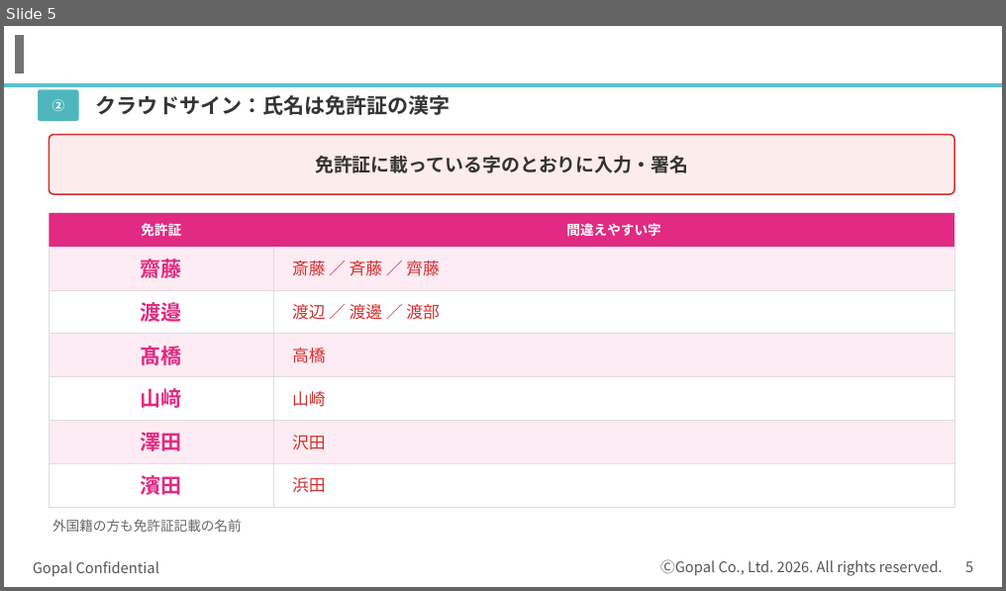
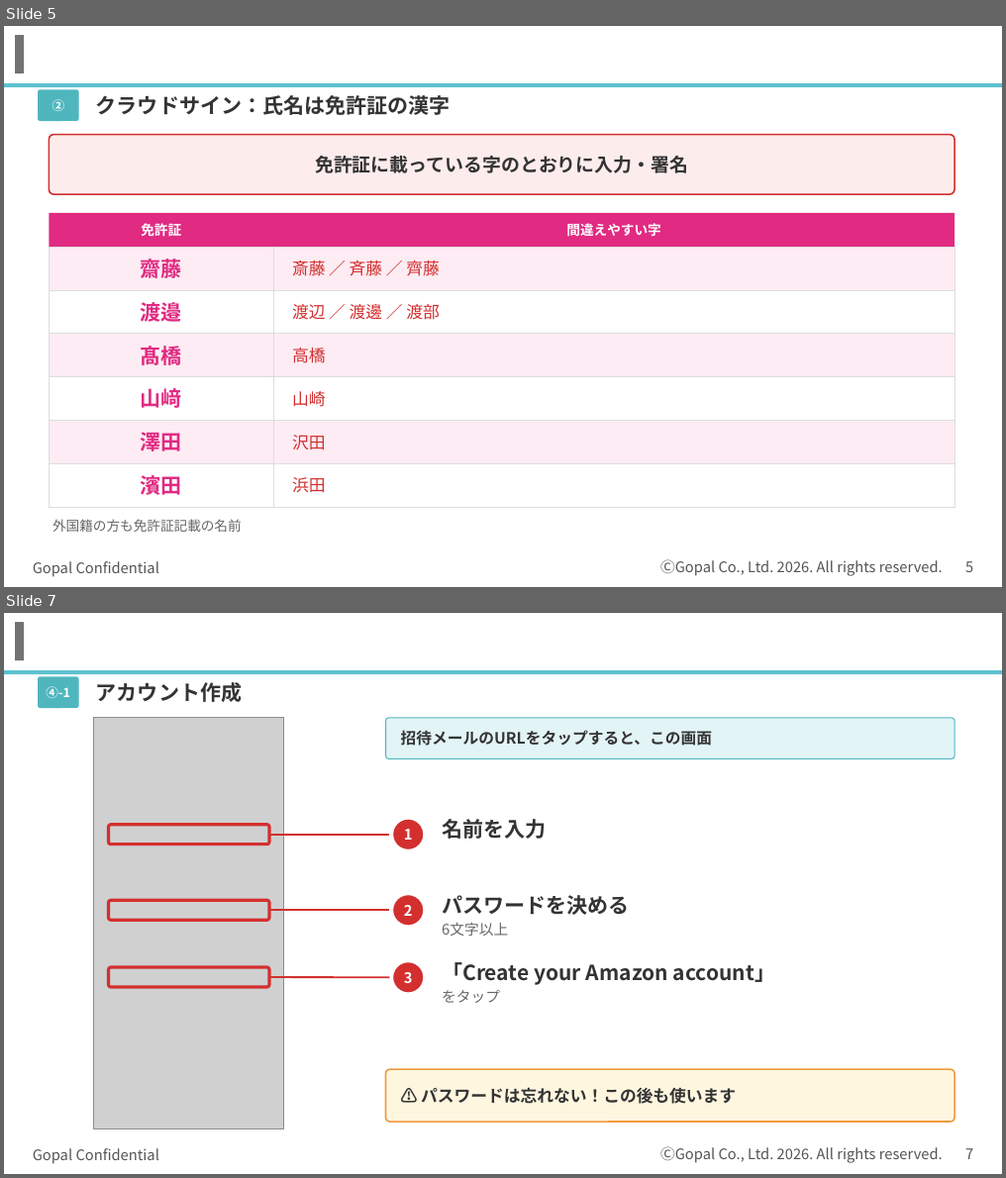
Before and after one commit to kagayugopal-eng/tamu, a slide deck: out/登録の流れ_書類準備まで.pptx. Shown one above the other, each under a label of ours: slide 5 before the commit, slides 5 and 7 after it; the slides between them are not shown. The pictures are 1006x591 and 1006x1178 pixels, drawn with LibreOffice and Linux fonts; fonts in the diff are those of the drawing; grey boxes stand for pictures; background and template pictures are left out. Boxes give left, top, right and bottom in pixels: in the first picture for what was removed or moved away, otherwise in the second. Text is boxed around its words. In the diff, an @@ line names an element or a change of style, - is before the commit and + after.

```diff
--- a/out/登録の流れ_書類準備まで.pptx
+++ b/out/登録の流れ_書類準備まで.pptx
@@ slide 7 added at box(4, 613, 1002, 1174), background #FFFFFF; not listed: 5 template elements that a slide beside it also shows @@
@@ rounded rectangle added at box(38, 676, 79, 708), fill #4FB6BE @@
@@ text added at box(46, 686, 70, 698), 12 pt, text #FFFFFF, bold @@
+④-1
@@ text added at box(96, 682, 242, 702), 20 pt, text #333333, bold @@
+アカウント作成
@@ picture added at box(94, 718, 284, 1130) @@
@@ rounded rectangle added at box(386, 718, 954, 759), fill #E3F4F6, outline #4FB6BE 1 pt @@
@@ text added at box(401, 730, 712, 746), 15 pt, text #333333, bold @@
+招待メールのURLをタップすると、この画面
@@ ellipse added at box(392, 819, 424, 851), fill #D32F2F, outline #FFFFFF 1.5 pt, 14 pt, text #FFFFFF, bold @@
+1
@@ text added at box(442, 819, 546, 839), 20 pt, text #333333, bold @@
+名前を入力
@@ rounded rectangle added at box(109, 825, 269, 845), outline #D32F2F 3 pt @@
@@ line added from (269, 835) to (389, 835), #D32F2F 1.75 pt @@
@@ rounded rectangle added at box(109, 900, 269, 920), outline #D32F2F 3 pt @@
@@ ellipse added at box(392, 894, 424, 926), fill #D32F2F, outline #FFFFFF 1.5 pt, 14 pt, text #FFFFFF, bold @@
+2
@@ text added at box(442, 895, 629, 915), 20 pt, text #333333, bold @@
+パスワードを決める
@@ line added from (269, 910) to (389, 910), #D32F2F 1.75 pt @@
@@ text added at box(442, 922, 508, 936), 14 pt, text #666666 @@
+6文字以上
@@ rounded rectangle added at box(109, 967, 269, 987), outline #D32F2F 3 pt @@
@@ ellipse added at box(392, 961, 424, 993), fill #D32F2F, outline #FFFFFF 1.5 pt, 14 pt, text #FFFFFF, bold @@
+3
@@ text added at box(442, 962, 775, 985), 20 pt, text #333333, bold @@
+「Create your Amazon account」
@@ line added from (269, 977) to (389, 977), #D32F2F 1.75 pt @@
@@ text added at box(442, 990, 500, 1003), 14 pt, text #666666 @@
+をタップ
@@ rounded rectangle added at box(386, 1069, 954, 1122), fill #FFF6E0, outline #F29A3C 1.5 pt @@
@@ text added at box(421, 1087, 736, 1104), 16 pt, text #333333, bold @@
+⚠ パスワードは忘れない！この後も使います
```
Also in this commit, not shown: 1 slide changed, 4 other slides added.
